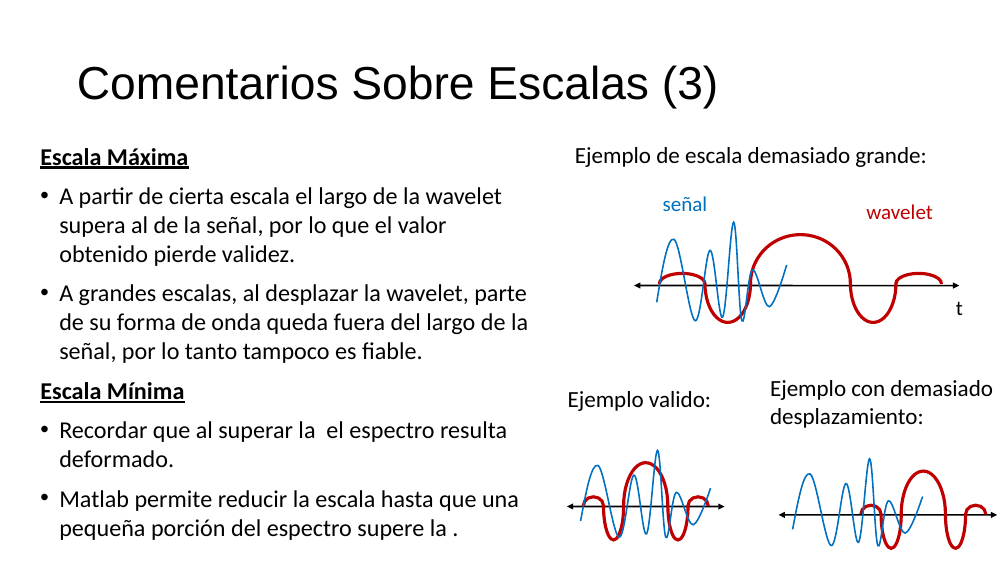
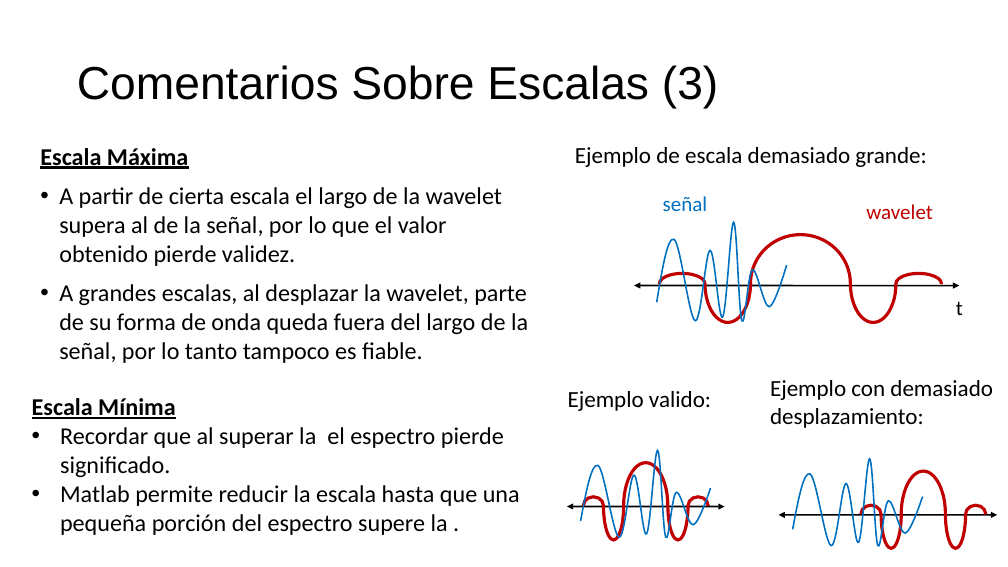
Before and after one commit to ferchaure/clase_wavelets, a slide deck: slide 26 of Introducción al Análisis Wavelet en Matlab.odp. Drawn at 1008x567 pixels with LibreOffice and Linux fonts; fonts in the diff are those of the drawing. Boxes give left, top, right and bottom in pixels: in the first picture for what was removed or moved away, otherwise in the second. Text is boxed around its words. In the diff, an @@ line names an element or a change of style, - is before the commit and + after.

```diff
--- a/Introducción al Análisis Wavelet en Matlab.odp
+++ b/Introducción al Análisis Wavelet en Matlab.odp
@@ free added at (24,388,556,541), 23 pt, text #000000 @@
+Escala Mínima
+• Recordar que al superar la el espectro pierde significado.
+• Matlab permite reducir la escala hasta que una pequeña porción del espectro supere la .
@@ text at (40,382,519,540): paragraphs removed @@
-Escala Mínima
-• Recordar que al superar la el espectro resulta deformado.
-• Matlab permite reducir la escala hasta que una pequeña porción del espectro supere la .
```
Also in this commit, not shown: 30 other slides changed, 2 slides added, 11 other files.
